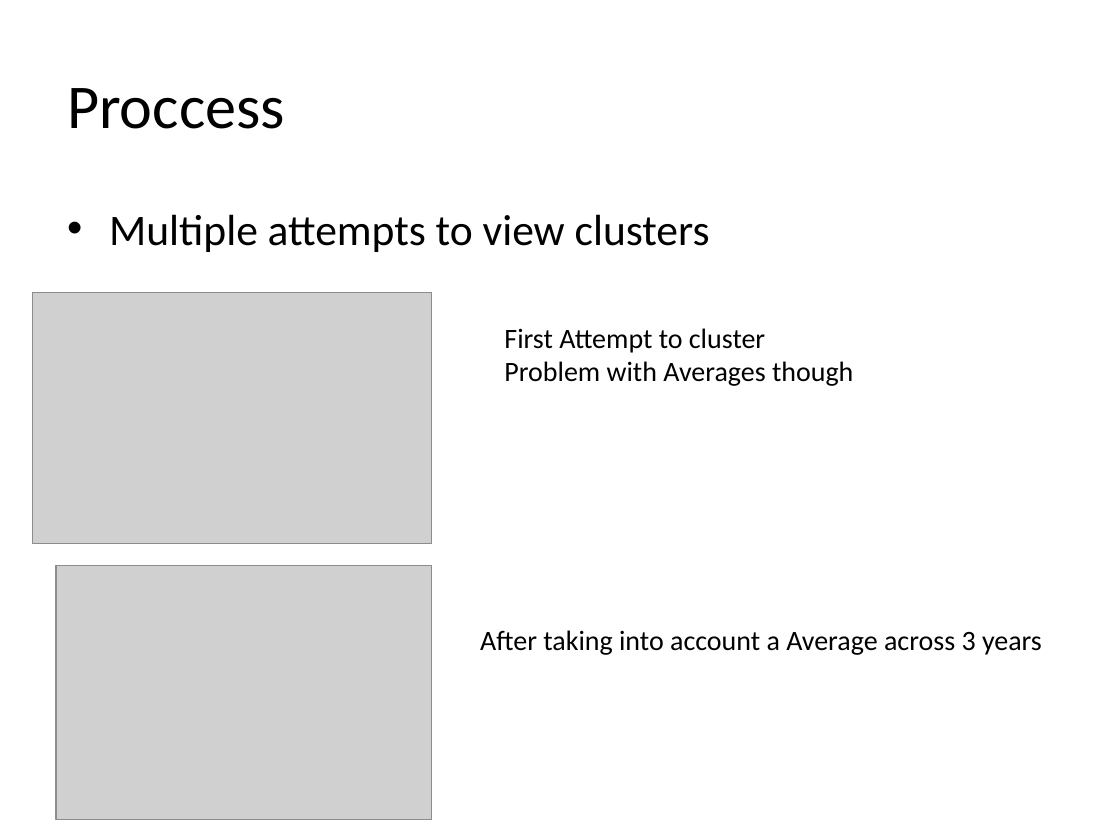
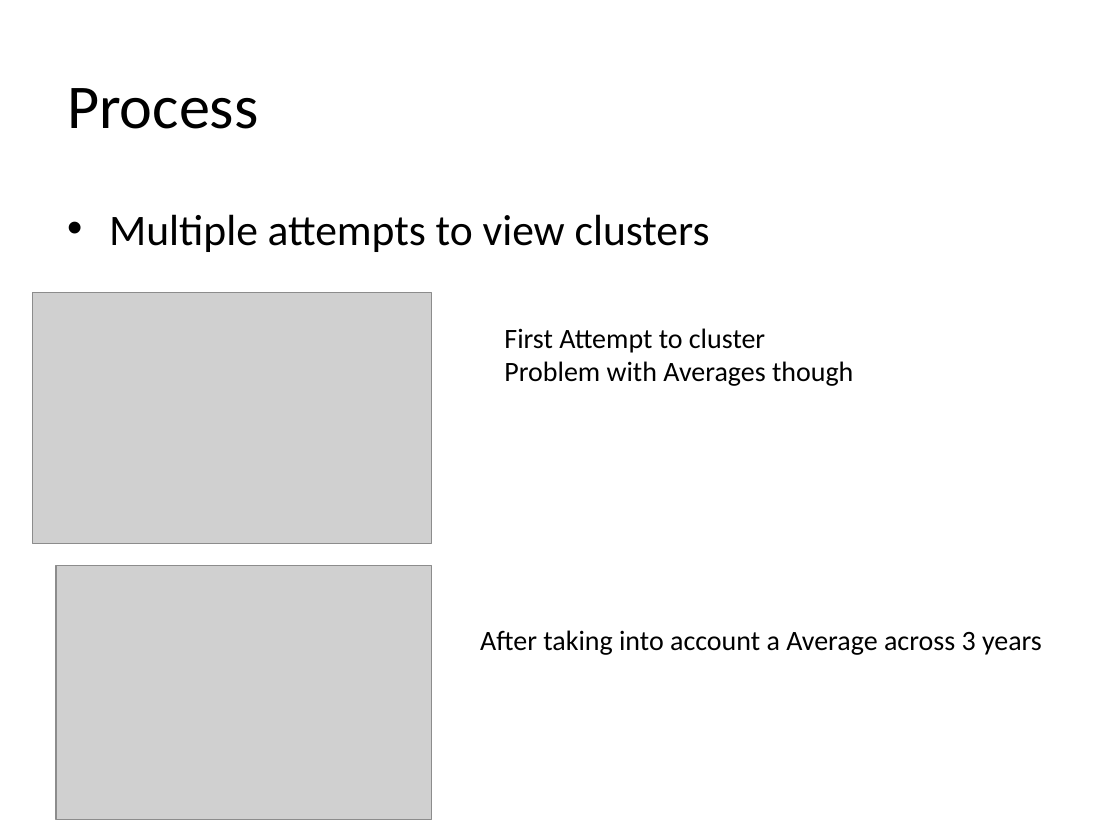
Before and after one commit to jleemars/SF_DAT_15_WORK, a slide deck: slide 7 of Project/Bowling.pptx. Drawn at 1120x840 pixels with LibreOffice and Linux fonts; fonts in the diff are those of the drawing; grey boxes stand for pictures. Boxes give left, top, right and bottom in pixels: in the first picture for what was removed or moved away, otherwise in the second. Text is boxed around its words. In the diff, an @@ line names an element or a change of style, - is before the commit and + after.

Commit message:
Fixing typo

```diff
--- a/Project/Bowling.pptx
+++ b/Project/Bowling.pptx
@@ title at (x1=67, y1=88, x2=258, y2=129): text changed @@
-Proccess
+Process
```
